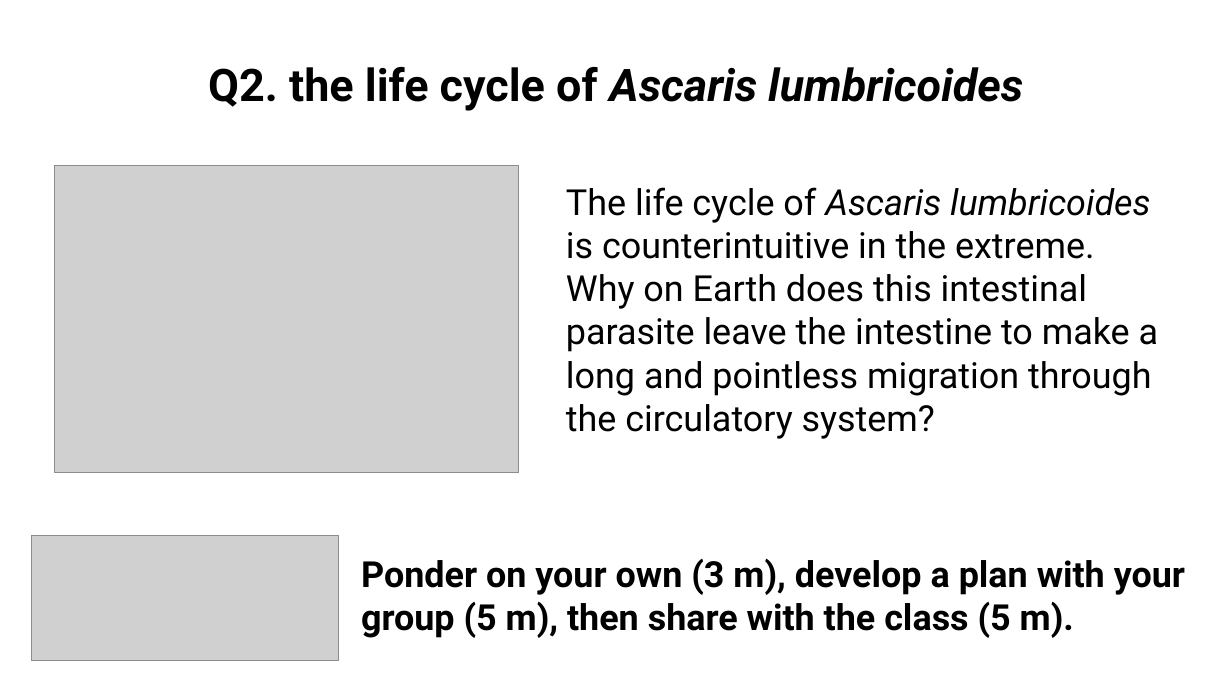
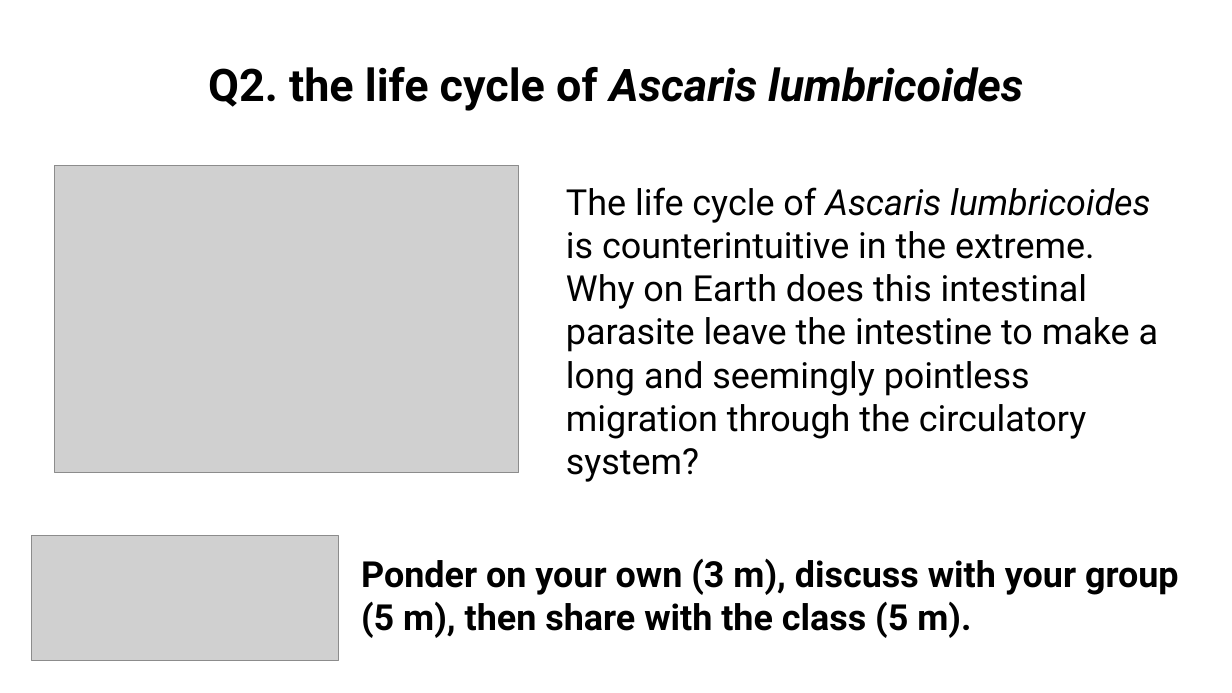
Before and after one commit to wood-lab/fish_406, a slide deck: slide 5 of docs/lectures/in-class_activities/class_10.pptx. Drawn at 1232x693 pixels with LibreOffice and Linux fonts; fonts in the diff are those of the drawing; grey boxes stand for pictures. Boxes give left, top, right and bottom in pixels: in the first picture for what was removed or moved away, otherwise in the second. Text is boxed around its words. In the diff, an @@ line names an element or a change of style, - is before the commit and + after.

Commit message:
updating ppt and class agenda

```diff
--- a/docs/lectures/in-class_activities/class_10.pptx
+++ b/docs/lectures/in-class_activities/class_10.pptx
@@ text at [566,187,1159,482]: text changed @@
-The life cycle of Ascaris lumbricoides is counterintuitive in the extreme. Why on Earth does this intestinal parasite leave the intestine to make a long and pointless migration through the circulatory system?
+The life cycle of Ascaris lumbricoides is counterintuitive in the extreme. Why on Earth does this intestinal parasite leave the intestine to make a long and seemingly pointless migration through the circulatory system?
@@ text at [361,559,1179,638]: text changed @@
-Ponder on your own (3 m), develop a plan with your group (5 m), then share with the class (5 m).
+Ponder on your own (3 m), discuss with your group (5 m), then share with the class (5 m).
```
Also in this commit, not shown: 3 other slides changed, 1 slide added, 1 slide removed, 14 other files.
